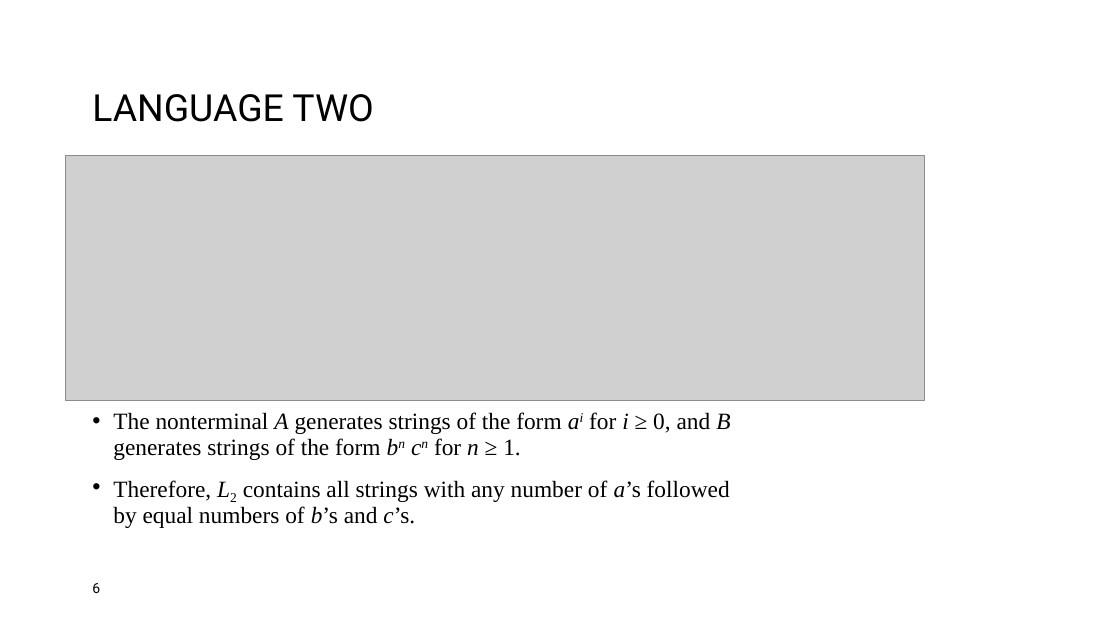
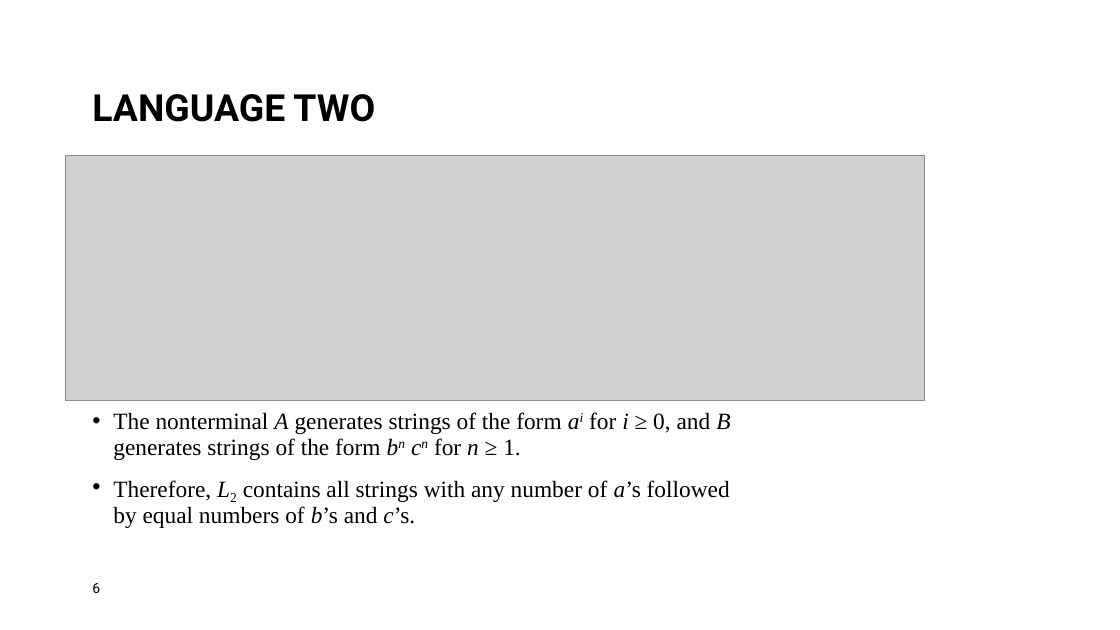
Before and after one commit to TANISHAAHUJA/comp-382assignment2, a slide deck: slide 6 of Comp382_ON1_A2_T1.pptx. Drawn at 1120x630 pixels with LibreOffice and Linux fonts; fonts in the diff are those of the drawing; grey boxes stand for pictures; background and template pictures are left out. Boxes give left, top, right and bottom in pixels: in the first picture for what was removed or moved away, otherwise in the second. Text is boxed around its words. In the diff, an @@ line names an element or a change of style, - is before the commit and + after.

```diff
--- a/Comp382_ON1_A2_T1.pptx
+++ b/Comp382_ON1_A2_T1.pptx
@@ title "LANGUAGE TWO" at bbox=[92, 94, 375, 122]: bold on @@
```
Also in this commit, not shown: 9 other slides changed, 1 slide added, 2 slides removed.
